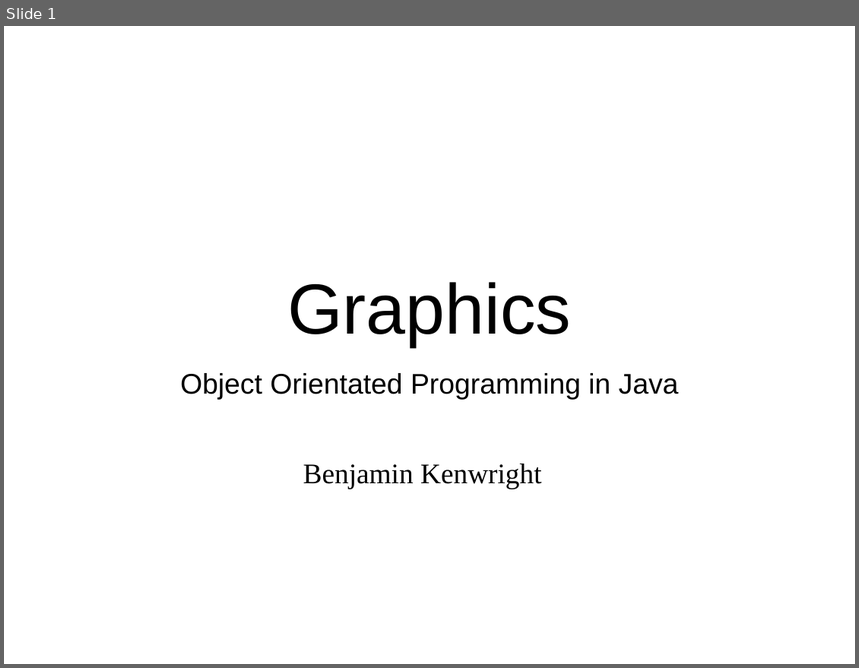
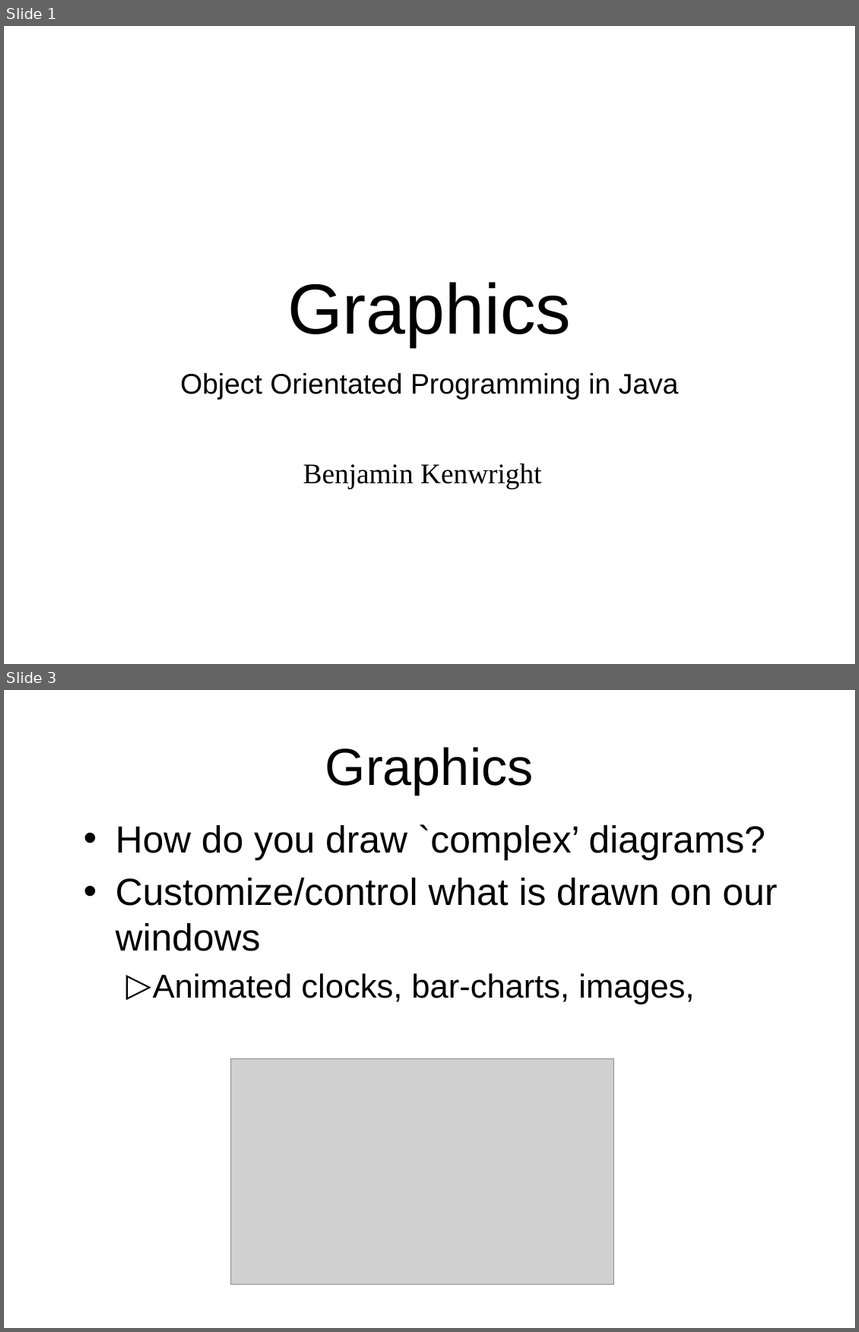
Before and after one commit to octaviordz/zjnu2017.github.io, a slide deck: OOP/lectures/080--Graphics.pptx. Shown one above the other, each under a label of ours: slide 1 before the commit, slides 1 and 3 after it; the slides between them are not shown. The pictures are 859x668 and 859x1332 pixels, drawn with LibreOffice and Linux fonts; fonts in the diff are those of the drawing; grey boxes stand for pictures. Boxes give left, top, right and bottom in pixels: in the first picture for what was removed or moved away, otherwise in the second. Text is boxed around its words. In the diff, an @@ line names an element or a change of style, - is before the commit and + after.

Commit message:
Graphics lecture.

```diff
--- a/OOP/lectures/080--Graphics.pptx
+++ b/OOP/lectures/080--Graphics.pptx
@@ slide 3 added at <box>4,690,855,1328</box>, background #FFFFFF @@
@@ title added at <box>325,747,534,794</box>, 44 pt, text #000000 @@
+Graphics
@@ text added at <box>116,825,778,1005</box>, 32 pt, text #000000 @@
+• How do you draw `complex’ diagrams?
+• Customize/control what is drawn on our windows
+  ▷ Animated clocks, bar-charts, images,
@@ picture added at <box>231,1059,614,1284</box> @@
```
Also in this commit, not shown: 3 slides changed, 28 other slides added, 1 slide removed, 1 other file.
